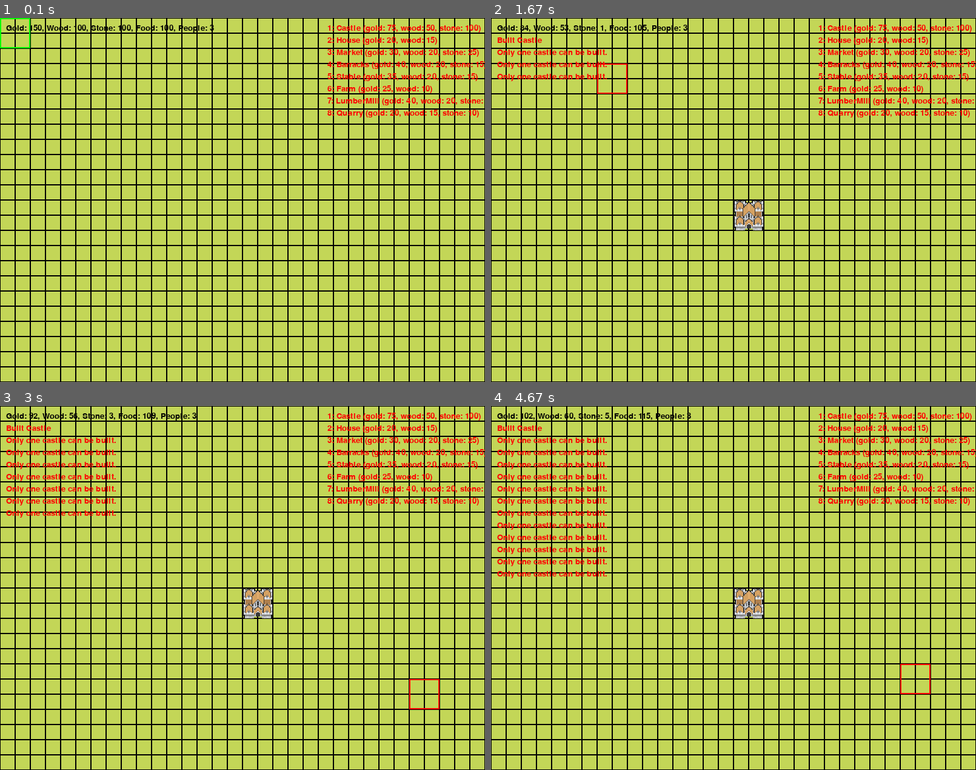
Above: before the commit, frames 1-4 (two rows, left to right).
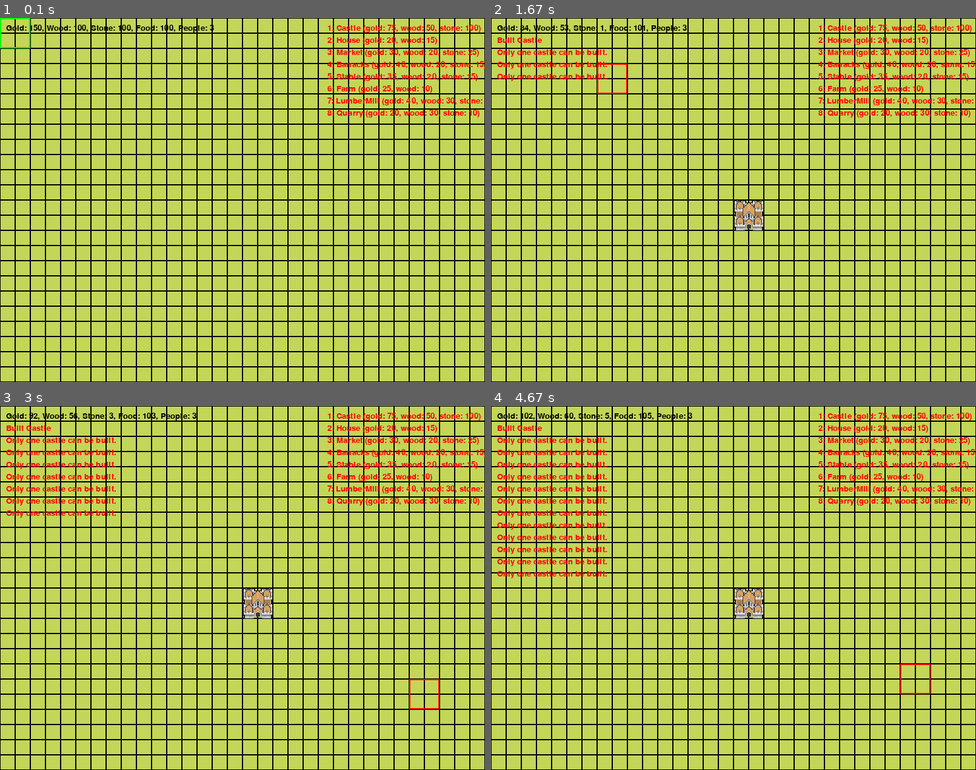
Above: after the commit, the same moments.

Repository: Murasakiao/RTS_pygame
Game: pygame game, started from src/city_builder.py
The game is run twice, just before and just after one commit, with the same random seed, the same clock (stepped at 60 frames per second) and the same inputs.
Inputs (mouse positions are in pixels of both pictures, inside the frame that each line leads up to):
- Up to frame 1 (0.1 s): no input
- Up to frame 2 (1.67 s): click (733, 200) at 0.38 s; click (782, 280) at 0.72 s; click (806, 72) at 1.05 s; click (607, 65) at 1.38 s
- Up to frame 3 (3 s): click (218, 682) at 1.72 s; click (227, 526) at 2.05 s; click (174, 511) at 2.38 s; click (412, 682) at 2.72 s
- Up to frame 4 (4.67 s): click (908, 558) at 3.05 s; click (578, 540) at 3.38 s; click (840, 500) at 3.72 s; click (597, 628) at 4.05 s; click (908, 671) at 4.38 s

The runs differ from the first frame. In frame 1, 0.2% of the frame differs, in the area x 88-100%, y 21-28%; in frame 2, 0.2%; in frame 3, 0.2%; in frame 4, 0.3%, in the area x 31-100%, y 1-28%.

Commit message:
fix: building costs, resource generation, etc.

Diff:
--- a/src/city_builder.py
+++ b/src/city_builder.py
@@ -57,11 +57,11 @@
 UNITS = {
     "Swordsman": {
         "image": "characters/swordsman.png",
-        "cost": {"gold": 25, "food": 10, "people": 1},
+        "cost": {"gold": 50, "food": 30, "people": 1},
     },
     "Knight": {
         "image": "characters/bowman.png",
-        "cost": {"gold": 40, "food": 20, "people": 1},
+        "cost": {"gold": 60, "food": 40, "people": 1},
     },
 }
 
@@ -73,8 +73,8 @@
     "Barracks": {"gold": 40, "wood": 20, "stone": 15},
     "Stable": {"gold": 35, "wood": 20, "stone": 15},
     "Farm": {"gold": 25, "wood": 10},
-    "LumberMill": {"gold": 40, "wood": 20, "stone": 20},
-    "Quarry": {"gold": 20, "wood": 15, "stone": 10},
+    "LumberMill": {"gold": 40, "wood": 30, "stone": 10},
+    "Quarry": {"gold": 20, "wood": 30, "stone": 10},
 }
 
 class Building:
@@ -234,7 +234,7 @@
     "gold": 5,
     "wood": 2,
     "stone": 1,
-    "food": 3,
+    "food": 1,
     "people": 0.05,
 }
 buildings = []
@@ -320,11 +320,12 @@
 
                 if clicked_unit:
                     selected_unit = clicked_unit
-                    game_messages, message_start_times = add_game_message(
-                        f"Selected {clicked_unit.type}",
-                        game_messages,
-                        message_start_times
-                    )
+                    if f"Selected {clicked_unit.type}" not in [msg[0] for msg in game_messages]:
+                        game_messages, message_start_times = add_game_message(
+                            f"Selected {clicked_unit.type}",
+                            game_messages,
+                            message_start_times
+                        )
                     continue  # Skip building placement if we clicked a unit
 
                 # If no unit was clicked, handle building placement
